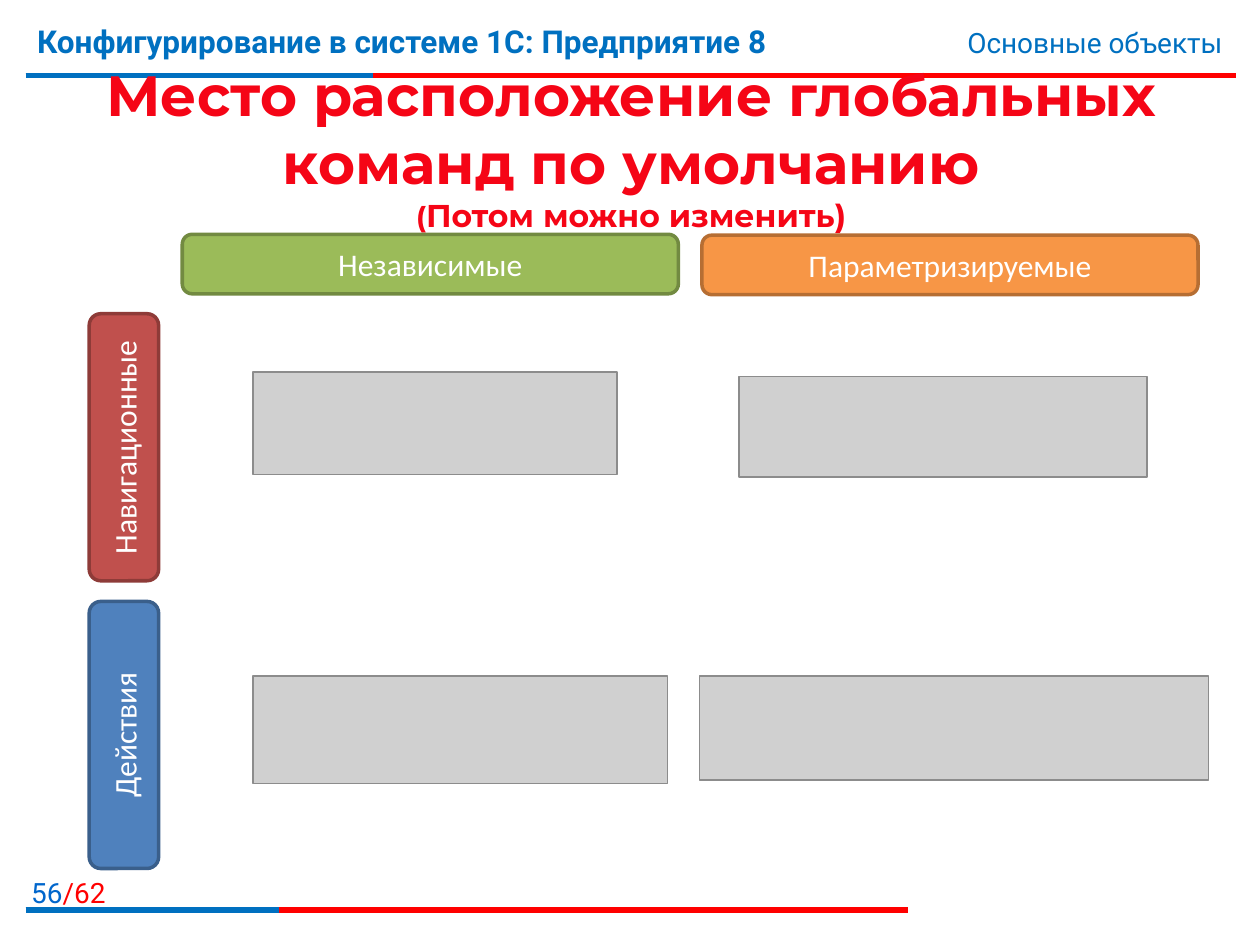
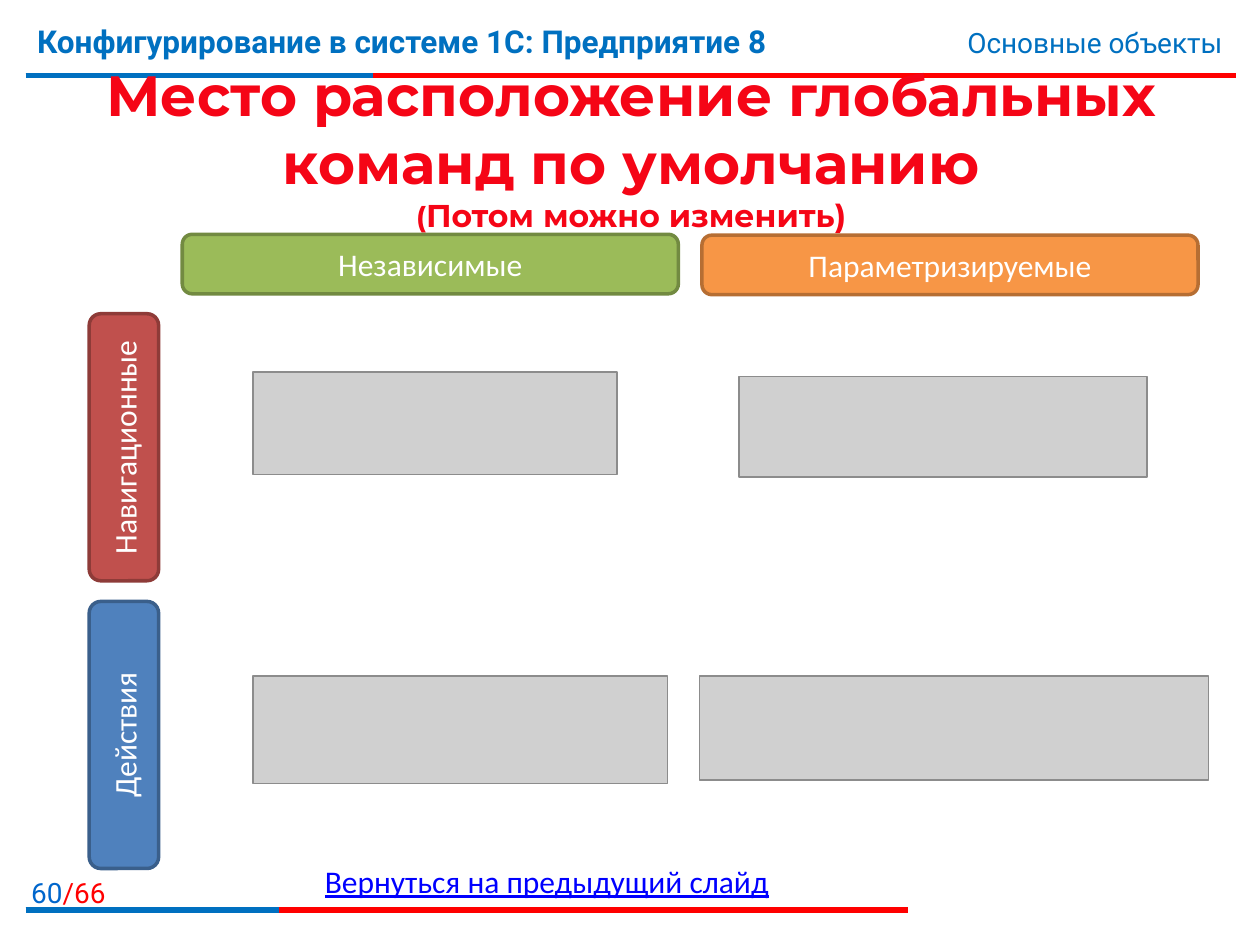
Before and after one commit to bestteacher-1c/documents_compl_kurs, a slide deck: slide 60 of Занятие_05/Иллюстрации5.pptx (slide 56 before the commit). Drawn at 1260x945 pixels with LibreOffice and Linux fonts; fonts in the diff are those of the drawing; grey boxes stand for pictures; background and template pictures are left out. Boxes give left, top, right and bottom in pixels: in the first picture for what was removed or moved away, otherwise in the second. Text is boxed around its words. In the diff, an @@ line names an element or a change of style, - is before the commit and + after.

```diff
--- a/Занятие_05/Иллюстрации5.pptx
+++ b/Занятие_05/Иллюстрации5.pptx
@@ page number at [31,883,105,910]: text changed @@
-56/62
+60/66
@@ text added at [325,871,769,899], 18 pt, text #0000FF, underline @@
+Вернуться на предыдущий слайд
```
Also in this commit, not shown: 21 other slides changed, 4 slides added, 3 other files.
